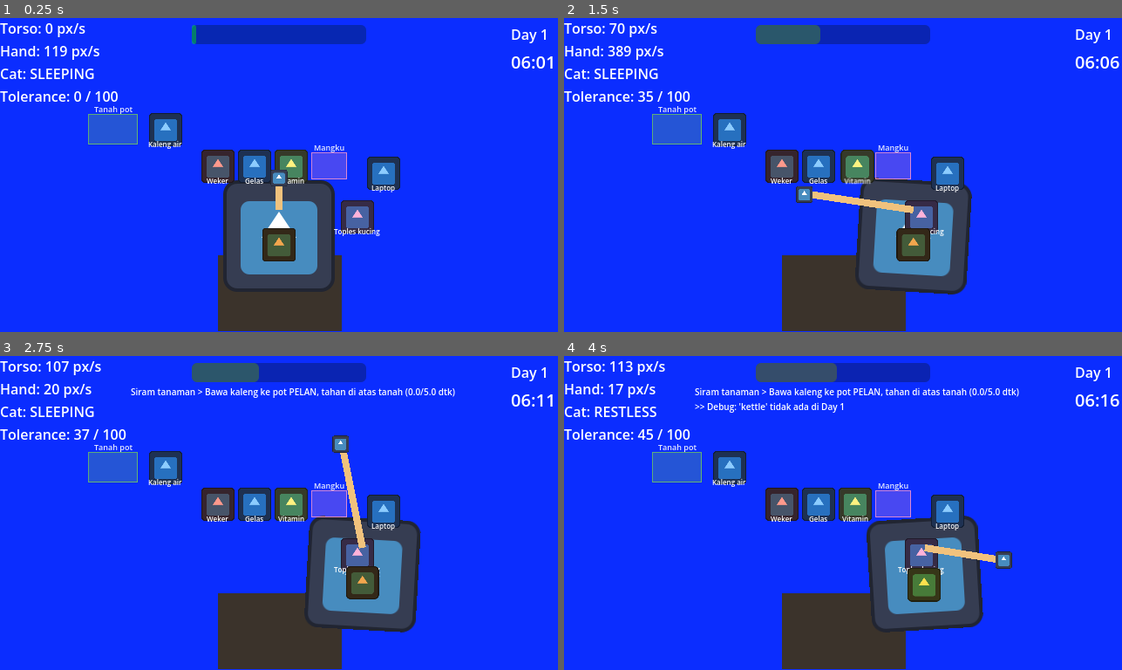
Above: before the commit, frames 1-4 (two rows, left to right).
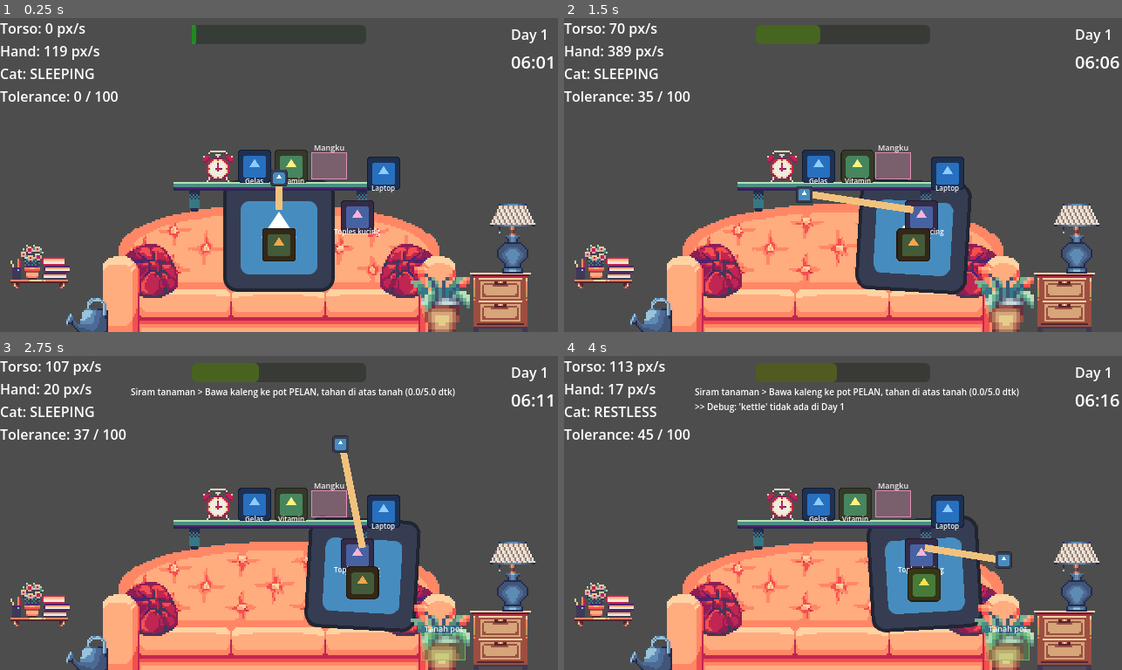
Above: after the commit, the same moments.

Repository: frlbelajarngoding/Cat-on-My-Lap
Game: Godot game, scene res://scenes/main.tscn
Two runs of this game, one before a commit and one after it. Both use one fixed random seed, a clock stepped at 60 frames per second and the inputs below. The engine's default icon, where the game draws it, is replaced by a stand-in: a white triangle on a blue panel in a dark square.
Inputs (mouse positions are in pixels of both pictures, inside the frame that each line leads up to):
- Up to frame 1 (0.25 s): no input
- Up to frame 2 (1.5 s): tap Enter at 0.5 s; move the mouse to (965, 159) at 0.52 s; press the mouse at (965, 159) at 0.53 s; hold D (move_right) 0.53-1.28 s; move the mouse to (731, 190) at 1.27 s; release the mouse at (731, 190) at 1.28 s; hold A (move_left) from 1.28 s (still down); tap R at 1.35 s
- Up to frame 3 (2.75 s): move the mouse to (334, 443) at 2.02 s; release A (move_left) at 2.03 s; hold D (move_right) from 2.03 s (still down); tap 1 at 2.1 s
- Up to frame 4 (4 s): move the mouse to (815, 575) at 2.77 s; tap 2 at 2.85 s; move the mouse to (1010, 560) at 3.52 s; release D (move_right) at 3.53 s; hold A (move_left) from 3.53 s (still down); tap 3 at 3.6 s

The runs differ from the first frame. In frame 1, 90% of the frame differs, in the area x 0-100%, y 0-100%; in frame 2, 91%; in frame 3, 90%; in frame 4, 91%.

Commit message:
AAAAAAAAAAAA
tolong

Diff:
--- a/project.godot
+++ b/project.godot
@@ -51,4 +51,5 @@
 
 [rendering]
 
+textures/canvas_textures/default_texture_filter=0
 rendering_device/driver.windows="d3d12"
--- a/scenes/main.tscn
+++ b/scenes/main.tscn
@@ -2,31 +2,54 @@
 
 [ext_resource type="PackedScene" uid="uid://bro5wwxr44srk" path="res://scenes/player.tscn" id="1_0wfyh"]
 [ext_resource type="Script" uid="uid://dhp631qtool0u" path="res://scripts/main.gd" id="1_sugp2"]
+[ext_resource type="Texture2D" uid="uid://c03jfi0i3w18k" path="res://assets/sprites/drawer.png" id="2_choun"]
 [ext_resource type="PackedScene" uid="uid://daij6s0iov2t8" path="res://scenes/hud.tscn" id="4_jyhfs"]
 [ext_resource type="PackedScene" uid="uid://di0efg2f87lia" path="res://scenes/day_manager.tscn" id="5_tbgi4"]
 [ext_resource type="Script" uid="uid://cjq0m0cw33sql" path="res://scripts/task_manager.gd" id="6_taskmgr"]
+[ext_resource type="Texture2D" uid="uid://cmtp1uljjmp5e" path="res://assets/sprites/sofa.png" id="7_sofa"]
+[ext_resource type="Texture2D" uid="uid://bfr2y4x6xsuyd" path="res://assets/sprites/bookshelf.png" id="8_shelf"]
+[ext_resource type="Texture2D" uid="uid://bjg6fqur1fy8o" path="res://assets/sprites/lamp.png" id="9_lamp"]
+[ext_resource type="Texture2D" uid="uid://corr5gknqsxfg" path="res://assets/sprites/low_table.png" id="10_table"]
 
 [node name="Main" type="Node2D" unique_id=1621539225]
 script = ExtResource("1_sugp2")
 
 [node name="Background" type="ColorRect" parent="." unique_id=305389482]
+visible = false
 offset_right = 640.0
 offset_bottom = 360.0
 mouse_filter = 2
 color = Color(0.043137256, 0.1764706, 1, 1)
 
-[node name="Sofa" type="ColorRect" parent="." unique_id=1232425381]
-offset_left = 250.0
-offset_top = 272.0
-offset_right = 392.0
-offset_bottom = 359.0
-mouse_filter = 2
-color = Color(0.23137255, 0.2, 0.16862746, 1)
+[node name="Drawer" type="Sprite2D" parent="." unique_id=867733769]
+position = Vector2(574, 326)
+scale = Vector2(2, 2)
+texture = ExtResource("2_choun")
+
+[node name="Sofa" type="Sprite2D" parent="." unique_id=1026578783]
+position = Vector2(320, 300)
+scale = Vector2(2, 2)
+texture = ExtResource("7_sofa")
+
+[node name="Bookshelf" type="Sprite2D" parent="." unique_id=406727894]
+position = Vector2(46, 285)
+scale = Vector2(2, 2)
+texture = ExtResource("8_shelf")
+
+[node name="Lamp" type="Sprite2D" parent="." unique_id=343282961]
+position = Vector2(588, 253)
+scale = Vector2(2, 2)
+texture = ExtResource("9_lamp")
 
 [node name="Player" parent="." unique_id=1265673362 instance=ExtResource("1_0wfyh")]
 position = Vector2(320, 250)
 
-[node name="TaskManager" type="Node" parent="." unique_id=1068335269]
+[node name="LowTable" type="Sprite2D" parent="." unique_id=104053280]
+position = Vector2(320, 205)
+scale = Vector2(2, 2)
+texture = ExtResource("10_table")
+
+[node name="TaskManager" type="Node" parent="." unique_id=1875803857]
 script = ExtResource("6_taskmgr")
 
 [node name="DebugLabel" type="Label" parent="." unique_id=1630325081]
--- a/scenes/tasks/alarm.tscn
+++ b/scenes/tasks/alarm.tscn
@@ -3,6 +3,7 @@
 [ext_resource type="Script" path="res://scripts/task.gd" id="1_task"]
 [ext_resource type="Script" path="res://scripts/task_zone.gd" id="2_zone"]
 [ext_resource type="PackedScene" uid="uid://ex2guyy041n3" path="res://scenes/draggable.tscn" id="3_drag"]
+[ext_resource type="Texture2D" path="res://assets/sprites/alarm_clock.png" id="4_alarm_clock"]
 
 [node name="AlarmTask" type="Node2D"]
 script = ExtResource("1_task")
@@ -16,5 +17,4 @@
 [node name="Alarm" parent="." instance=ExtResource("3_drag")]
 position = Vector2(250, 170)
 item_name = "alarm_clock"
-label_text = "Weker"
-tint = Color(1.0, 0.6, 0.55, 1)
+texture = ExtResource("4_alarm_clock")
--- a/scenes/tasks/fish.tscn
+++ b/scenes/tasks/fish.tscn
@@ -1,34 +1,51 @@
-[gd_scene format=3]
+[gd_scene format=3 uid="uid://co8p30h38it3s"]
 
-[ext_resource type="Script" path="res://scripts/task.gd" id="1_task"]
-[ext_resource type="Script" path="res://scripts/task_zone.gd" id="2_zone"]
+[ext_resource type="Script" uid="uid://dbtgakyr6tnca" path="res://scripts/task.gd" id="1_task"]
+[ext_resource type="Script" uid="uid://dwa1m5j6o4hx3" path="res://scripts/task_zone.gd" id="2_zone"]
 [ext_resource type="PackedScene" uid="uid://ex2guyy041n3" path="res://scenes/draggable.tscn" id="3_drag"]
+[ext_resource type="Texture2D" uid="uid://rhkwoyles3ag" path="res://assets/sprites/fishtank_bowl.png" id="4_fishtank_bowl"]
+[ext_resource type="Texture2D" uid="uid://cg5y64wium14g" path="res://assets/sprites/fishtank_decor.png" id="5_fishtank_decor"]
+[ext_resource type="Texture2D" uid="uid://777w3mhci2do" path="res://assets/sprites/fishtank_fish.png" id="6_fishtank_fish"]
+[ext_resource type="Texture2D" uid="uid://ypg28mj6t3lh" path="res://assets/sprites/fish_food.png" id="7_fish_food"]
 
-[node name="FishTask" type="Node2D"]
+[node name="FishTask" type="Node2D" unique_id=1385745387]
 script = ExtResource("1_task")
 
-[node name="AquariumZone" type="Node2D" parent="."]
-position = Vector2(135, 178)
+[node name="TankBowl" type="Sprite2D" parent="." unique_id=906343070]
+position = Vector2(62, 183)
+scale = Vector2(2, 2)
+texture = ExtResource("4_fishtank_bowl")
+
+[node name="TankDecor" type="Sprite2D" parent="." unique_id=57969459]
+position = Vector2(62, 186)
+scale = Vector2(2, 2)
+texture = ExtResource("5_fishtank_decor")
+
+[node name="TankFish" type="Sprite2D" parent="." unique_id=431393367]
+position = Vector2(59, 183)
+scale = Vector2(2, 2)
+texture = ExtResource("6_fishtank_fish")
+
+[node name="AquariumZone" type="Node2D" parent="." unique_id=1913066033]
+position = Vector2(57, 186)
 script = ExtResource("2_zone")
 size = Vector2(64, 40)
 label_text = "Akuarium"
-show_when_idle = true
-color = Color(0.3, 0.7, 1.0, 0.25)
+color = Color(0.3, 0.7, 1, 0.25)
 
-[node name="LidSpot" type="Node2D" parent="."]
-position = Vector2(225, 178)
+[node name="LidSpot" type="Node2D" parent="." unique_id=112425858]
+position = Vector2(188, 161)
 script = ExtResource("2_zone")
 size = Vector2(36, 36)
 label_text = "Taruh tutup"
 
-[node name="FishLid" parent="." instance=ExtResource("3_drag")]
-position = Vector2(185, 178)
+[node name="FishLid" parent="." unique_id=247888598 instance=ExtResource("3_drag")]
+position = Vector2(212, 101)
 item_name = "fish_lid"
 label_text = "Tutup pakan"
 tint = Color(0.85, 0.85, 0.9, 1)
 
-[node name="FishCan" parent="." instance=ExtResource("3_drag")]
-position = Vector2(185, 228)
+[node name="FishCan" parent="." unique_id=1617948632 instance=ExtResource("3_drag")]
+position = Vector2(212, 150)
 item_name = "fish_can"
-label_text = "Pakan ikan"
-tint = Color(1.0, 0.75, 0.45, 1)
+texture = ExtResource("7_fish_food")
--- a/scenes/tasks/kettle.tscn
+++ b/scenes/tasks/kettle.tscn
@@ -8,7 +8,7 @@
 script = ExtResource("1_task")
 
 [node name="Lever" parent="." instance=ExtResource("3_drag")]
-position = Vector2(95, 230)
+position = Vector2(95, 232)
 item_name = "stove_lever"
 follow_hand = false
 label_text = "Tuas kompor"
--- a/scenes/tasks/microwave.tscn
+++ b/scenes/tasks/microwave.tscn
@@ -3,6 +3,7 @@
 [ext_resource type="Script" path="res://scripts/task.gd" id="1_task"]
 [ext_resource type="Script" path="res://scripts/task_zone.gd" id="2_zone"]
 [ext_resource type="PackedScene" uid="uid://ex2guyy041n3" path="res://scenes/draggable.tscn" id="3_drag"]
+[ext_resource type="Texture2D" path="res://assets/sprites/microwave.png" id="4_microwave"]
 
 [node name="MicrowaveTask" type="Node2D"]
 script = ExtResource("1_task")
@@ -17,8 +18,7 @@
 position = Vector2(545, 178)
 item_name = "microwave_door"
 follow_hand = false
-label_text = "Pintu microwave"
-tint = Color(0.85, 0.85, 0.9, 1)
+texture = ExtResource("4_microwave")
 
 [node name="Bowl" parent="." instance=ExtResource("3_drag")]
 position = Vector2(545, 228)
--- a/scenes/tasks/phone.tscn
+++ b/scenes/tasks/phone.tscn
@@ -1,27 +1,34 @@
-[gd_scene format=3]
+[gd_scene format=3 uid="uid://br7xkqjf27of4"]
 
-[ext_resource type="Script" path="res://scripts/task.gd" id="1_task"]
-[ext_resource type="Script" path="res://scripts/task_zone.gd" id="2_zone"]
+[ext_resource type="Script" uid="uid://dbtgakyr6tnca" path="res://scripts/task.gd" id="1_task"]
+[ext_resource type="Script" uid="uid://dwa1m5j6o4hx3" path="res://scripts/task_zone.gd" id="2_zone"]
 [ext_resource type="PackedScene" uid="uid://ex2guyy041n3" path="res://scenes/draggable.tscn" id="3_drag"]
+[ext_resource type="Texture2D" uid="uid://c03jfi0i3w18k" path="res://assets/sprites/drawer.png" id="4_drawer"]
+[ext_resource type="Texture2D" uid="uid://bx53kf0riki5o" path="res://assets/sprites/rotary_phone.png" id="5_rotary_phone"]
 
-[node name="PhoneTask" type="Node2D"]
+[node name="PhoneTask" type="Node2D" unique_id=1482142258]
 script = ExtResource("1_task")
 
-[node name="CradleZone" type="Node2D" parent="."]
-position = Vector2(470, 228)
+[node name="Drawer" type="Sprite2D" parent="." unique_id=1894079481]
+visible = false
+position = Vector2(574, 326)
+scale = Vector2(2, 2)
+texture = ExtResource("4_drawer")
+
+[node name="CradleZone" type="Node2D" parent="." unique_id=1048987161]
+position = Vector2(557, 275)
 script = ExtResource("2_zone")
 size = Vector2(54, 44)
 label_text = "Dudukan"
 
-[node name="EarZone" type="Node2D" parent="."]
+[node name="EarZone" type="Node2D" parent="." unique_id=1731284562]
 position = Vector2(358, 198)
 script = ExtResource("2_zone")
 size = Vector2(44, 30)
 label_text = "Telinga"
 attach_to_player = true
 
-[node name="Handset" parent="." instance=ExtResource("3_drag")]
-position = Vector2(470, 228)
+[node name="Handset" parent="." unique_id=475887669 instance=ExtResource("3_drag")]
+position = Vector2(557, 274)
 item_name = "phone_handset"
-label_text = "Telepon"
-tint = Color(0.6, 1.0, 0.6, 1)
+texture = ExtResource("5_rotary_phone")
--- a/scenes/tasks/water_plant.tscn
+++ b/scenes/tasks/water_plant.tscn
@@ -1,22 +1,27 @@
-[gd_scene format=3]
+[gd_scene format=3 uid="uid://c4s0qpii4s5i1"]
 
-[ext_resource type="Script" path="res://scripts/task.gd" id="1_task"]
-[ext_resource type="Script" path="res://scripts/task_zone.gd" id="2_zone"]
+[ext_resource type="Script" uid="uid://dbtgakyr6tnca" path="res://scripts/task.gd" id="1_task"]
+[ext_resource type="Script" uid="uid://dwa1m5j6o4hx3" path="res://scripts/task_zone.gd" id="2_zone"]
 [ext_resource type="PackedScene" uid="uid://ex2guyy041n3" path="res://scenes/draggable.tscn" id="3_drag"]
+[ext_resource type="Texture2D" uid="uid://duqfexrn2cnix" path="res://assets/sprites/plant.png" id="4_plant"]
+[ext_resource type="Texture2D" uid="uid://c328ky7m5vjw1" path="res://assets/sprites/watering_can.png" id="5_watering_can"]
 
-[node name="WaterPlantTask" type="Node2D"]
+[node name="WaterPlantTask" type="Node2D" unique_id=340223086]
 script = ExtResource("1_task")
 
-[node name="PotZone" type="Node2D" parent="."]
-position = Vector2(130, 128)
+[node name="Plant" type="Sprite2D" parent="." unique_id=1114965584]
+position = Vector2(505, 323)
+scale = Vector2(2, 2)
+texture = ExtResource("4_plant")
+
+[node name="PotZone" type="Node2D" parent="." unique_id=2064379605]
+position = Vector2(509, 334)
 script = ExtResource("2_zone")
-size = Vector2(56, 34)
+size = Vector2(50, 30)
 label_text = "Tanah pot"
-show_when_idle = true
 color = Color(0.45, 0.8, 0.35, 0.25)
 
-[node name="WaterCan" parent="." instance=ExtResource("3_drag")]
-position = Vector2(190, 128)
+[node name="WaterCan" parent="." unique_id=1005296783 instance=ExtResource("3_drag")]
+position = Vector2(100, 342)
 item_name = "water_can"
-label_text = "Kaleng air"
-tint = Color(0.55, 0.8, 1.0, 1)
+texture = ExtResource("5_watering_can")
--- a/scripts/draggable.gd
+++ b/scripts/draggable.gd
@@ -16,7 +16,11 @@
 # False = item TIDAK ikut tangan saat dipegang. Dipakai untuk benda
 # tetap yang cuma diklik/ditahan: tuas kompor, pintu microwave, laptop.
 @export var follow_hand: bool = true
-# Teks dan warna placeholder (ganti dengan sprite asli nanti).
+# Gambar item. Kosong = tetap pakai ikon placeholder.
+@export var texture: Texture2D
+# Pembesaran gambar. Aset 1x dikali 2 agar pas dengan layar 640x360.
+@export var sprite_scale: float = 2.0
+# Teks dan warna placeholder (kosongkan label_text bila sudah ada gambar).
 @export var label_text: String = ""
 @export var tint: Color = Color.WHITE
 
@@ -43,6 +47,14 @@
 	# Mask 0 = item tidak mendeteksi apa pun.
 	collision_layer = 2
 	collision_mask = 0
+	if texture:
+		sprite.texture = texture
+		sprite.scale = Vector2.ONE * sprite_scale
+		# Kotak tangkap mengikuti ukuran gambar. Dibuat baru per item karena
+		# shape di draggable.tscn dipakai bersama oleh semua instance.
+		var shape := RectangleShape2D.new()
+		shape.size = texture.get_size() * sprite_scale
+		$CollisionShape2D.shape = shape
 	sprite.modulate = tint
 	if label_text != "":
 		var label := Label.new()
Binary file added: assets/sprites/alarm_clock.png
Not shown, added: assets/sprites/alarm_clock.png.import
Binary file added: assets/sprites/bookshelf.png
Not shown, added: assets/sprites/bookshelf.png.import
Binary file added: assets/sprites/drawer.png
Not shown, added: assets/sprites/drawer.png.import
Binary file added: assets/sprites/fish_food.png
Not shown, added: assets/sprites/fish_food.png.import
Binary file added: assets/sprites/fishtank_bowl.png
Not shown, added: assets/sprites/fishtank_bowl.png.import
Binary file added: assets/sprites/fishtank_decor.png
Not shown, added: assets/sprites/fishtank_decor.png.import
(and 18 more such lines)
